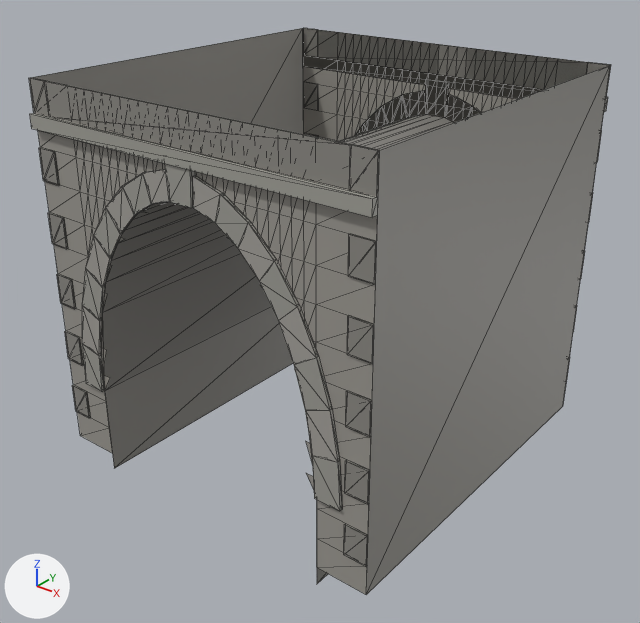
An edit to the glTF model Data/RideUK/Props/SM_Prop_bridge_arch_0.glb, drawn before and after from the same camera.
Before and after are seen from a camera (50 mm lens) standing at (1.351, -1.727, 1.414) and looking at (0.011, -0.052, 0.376). The lights are fixed; the arrows at lower left show +X, +Y and +Z. The older version comes first. Mesh edges are drawn as thin lines. Vertices at exactly the same position are counted once.

Names of what the first picture shows: 'SM_Prop_bridge_arch_0'.
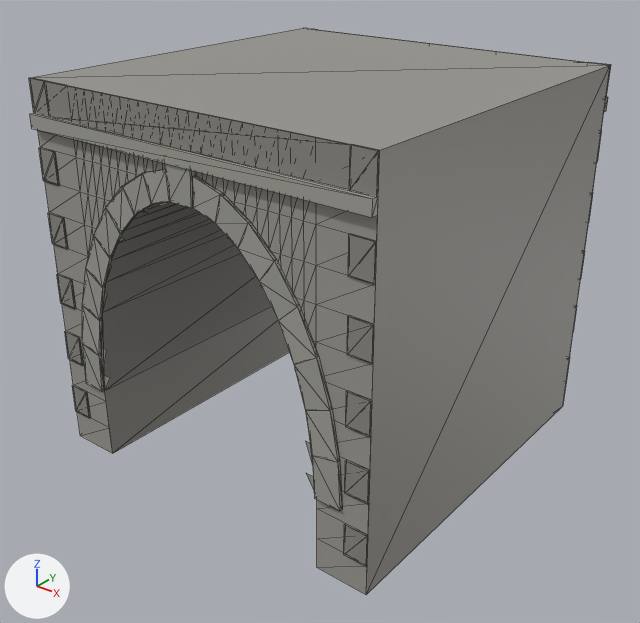
Location of each change, (x1, y1, x2, y2) in pixels of the pictures (640 x 623 px):
```json
{"part": 1, "of": "me_sm_prop_bridge_arch_0", "change": "built on", "before": [105, 307, 328, 583], "after": [31, 28, 609, 453]}
```

Edits to the scene script, one JSON object a line:
```json
{"block": "me_sm_prop_bridge_arch_0", "where": "# used by ob_sm_prop_bridge_arch_0; location = (0.0, 0.0, 0.0)"}
{"op": "remove", "block": "me_sm_prop_bridge_arch_0", "code": "me_sm_prop_bridge_arch_0.from_pydata(...)  # 740 vertices, 1316 faces; spans x -0.5..0.5, y -0.516..0.516, z -0.05..1.0"}
{"op": "add", "block": "me_sm_prop_bridge_arch_0", "code": "me_sm_prop_bridge_arch_0.from_pydata(...)  # 736 vertices, 1322 faces; spans x -0.5..0.5, y -0.516..0.516, z 0.0..1.0"}
{"block": "me_sm_prop_bridge_arch_0", "change": "me_sm_prop_bridge_arch_0 part 1"}
{"block": "me_sm_prop_bridge_arch_0", "change": "4 vertices are removed from x -0.36..0.36, y -0.5..0.5, z -0.05"}
{"block": "me_sm_prop_bridge_arch_0", "change": "4 faces are deleted"}
{"block": "me_sm_prop_bridge_arch_0", "change": "10 new faces join them"}
```
